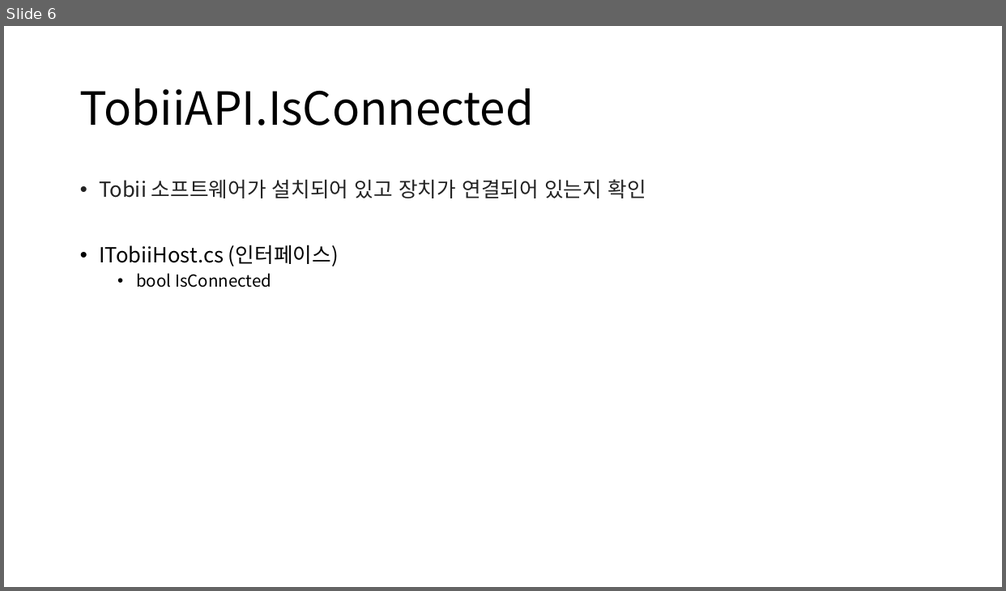
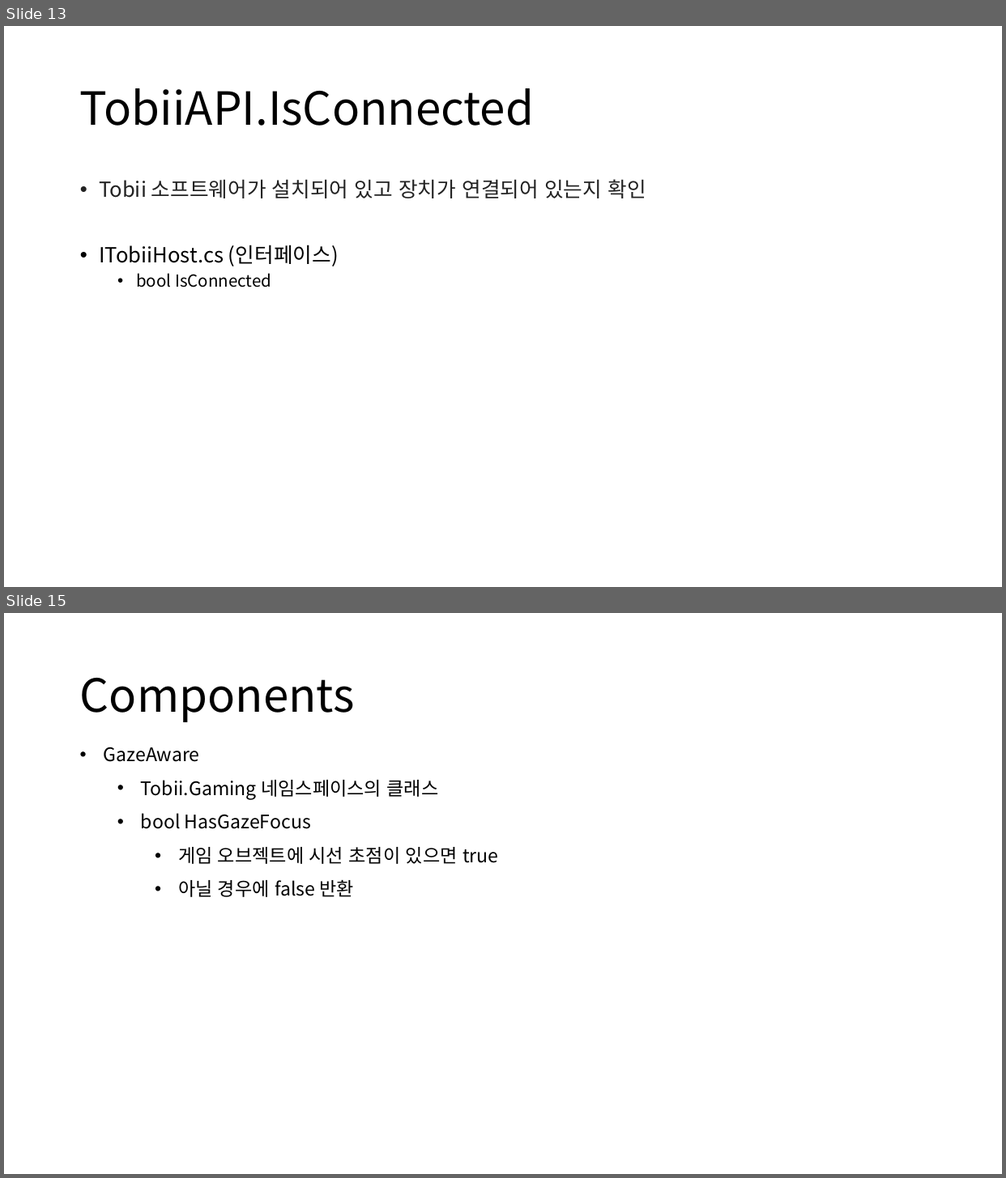
Before and after one commit to JiYoung-Kwon/Tobii_UnitySDK, a slide deck: Docs/TobiiAPI.pptx. Shown one above the other, each under a label of ours: slide 6 before the commit, slides 13 and 15 after it; the slides between them are not shown. The pictures are 1006x591 and 1006x1178 pixels, drawn with LibreOffice and Linux fonts; fonts in the diff are those of the drawing. Boxes give left, top, right and bottom in pixels: in the first picture for what was removed or moved away, otherwise in the second. Text is boxed around its words. In the diff, an @@ line names an element or a change of style, - is before the commit and + after.

Commit message:
Tobii API 분석, 정리 (2)

```diff
--- a/Docs/TobiiAPI.pptx
+++ b/Docs/TobiiAPI.pptx
@@ slide 15 added at (x1=4, y1=613, x2=1002, y2=1174), background #FFFFFF @@
@@ title added at (x1=80, y1=678, x2=355, y2=722), 44 pt, text #000000 @@
+Components
@@ text added at (x1=104, y1=747, x2=498, y2=897), 18 pt, text #000000 @@
+• GazeAware
+  • Tobii.Gaming 네임스페이스의 클래스
+  • bool HasGazeFocus
+    • 게임 오브젝트에 시선 초점이 있으면 true
+    • 아닐 경우에 false 반환
@@ what was slide 6 is now slide 13 @@
```
Also in this commit, not shown: 3 slides changed, 7 other slides added.
